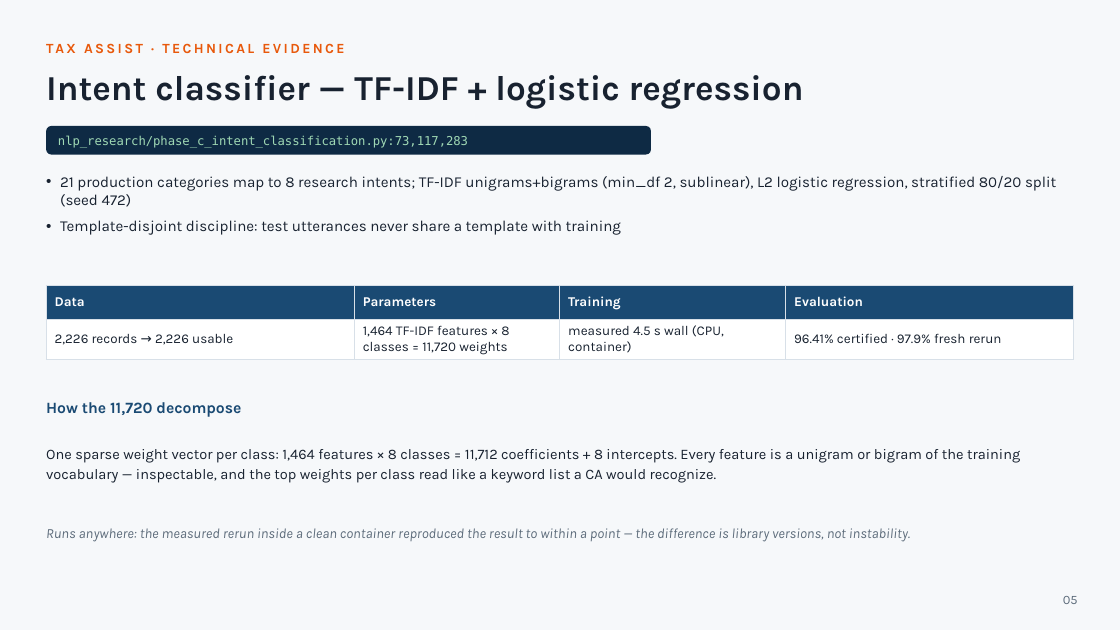
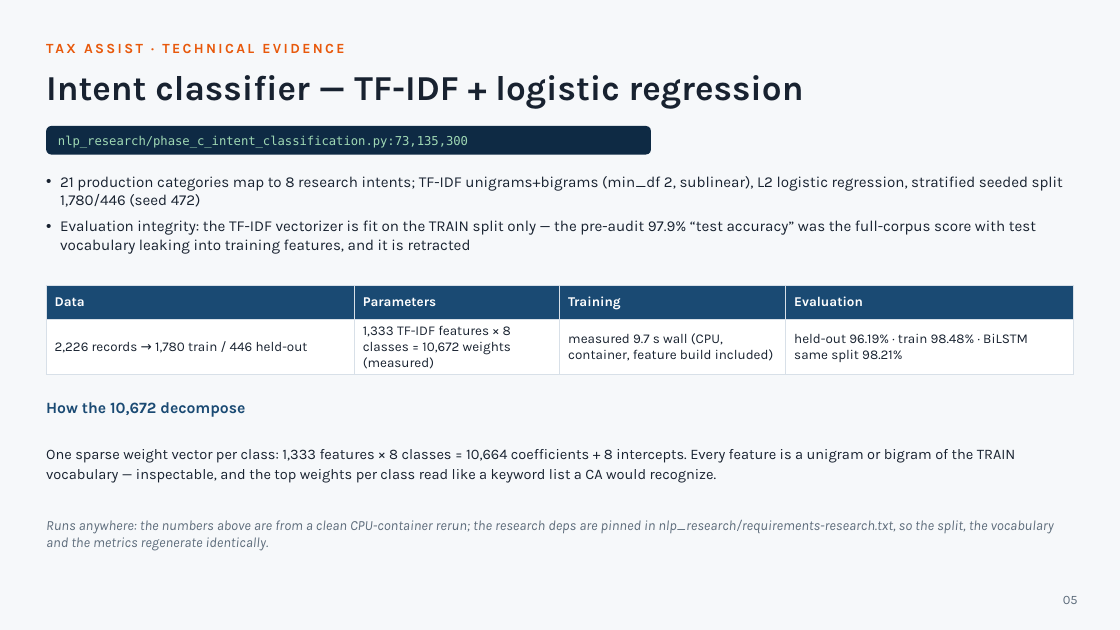
Before and after one commit to Jayant1711/Tax_Assist-system, a slide deck: slide 5 of TaxAssist_Technical_Evidence_Deck.pptx. Drawn at 1120x630 pixels with LibreOffice and Linux fonts; fonts in the diff are those of the drawing. Boxes give left, top, right and bottom in pixels: in the first picture for what was removed or moved away, otherwise in the second. Text is boxed around its words. In the diff, an @@ line names an element or a change of style, - is before the commit and + after.

```diff
--- a/TaxAssist_Technical_Evidence_Deck.pptx
+++ b/TaxAssist_Technical_Evidence_Deck.pptx
@@ text at [58,135,468,148]: text changed @@
-nlp_research/phase_c_intent_classification.py:73,117,283
+nlp_research/phase_c_intent_classification.py:73,135,300
@@ text at [60,176,1063,254]: text changed @@
-• 21 production categories map to 8 research intents; TF-IDF unigrams+bigrams (min_df 2, sublinear), L2 logistic regression, stratified 80/20 split (seed 472)
-• Template-disjoint discipline: test utterances never share a template with training
+• 21 production categories map to 8 research intents; TF-IDF unigrams+bigrams (min_df 2, sublinear), L2 logistic regression, stratified seeded split 1,780/446 (seed 472)
+• Evaluation integrity: the TF-IDF vectorizer is fit on the TRAIN split only — the pre-audit 97.9% “test accuracy” was the full-corpus score with test vocabulary leaking into training features, and it is retracted
@@ table at [46,286,1074,373] @@
-row 2: 2,226 records → 2,226 usable | 1,464 TF-IDF features × 8 classes = 11,720 weights | measured 4.5 s wall (CPU, container) | 96.41% certified · 97.9% fresh rerun
+row 2: 2,226 records → 1,780 train / 446 held-out | 1,333 TF-IDF features × 8 classes = 10,672 weights (measured) | measured 9.7 s wall (CPU, container, feature build included) | held-out 96.19% · train 98.48% · BiLSTM same split 98.21%
@@ text at [46,402,245,417]: text changed @@
-How the 11,720 decompose
+How the 10,672 decompose
@@ text at [46,449,1016,483]: text changed @@
-One sparse weight vector per class: 1,464 features × 8 classes = 11,712 coefficients + 8 intercepts. Every feature is a unigram or bigram of the training vocabulary — inspectable, and the top weights per class read like a keyword list a CA would recognize.
+One sparse weight vector per class: 1,333 features × 8 classes = 10,664 coefficients + 8 intercepts. Every feature is a unigram or bigram of the TRAIN vocabulary — inspectable, and the top weights per class read like a keyword list a CA would recognize.
@@ text at [46,520,1054,551]: text changed @@
-Runs anywhere: the measured rerun inside a clean container reproduced the result to within a point — the difference is library versions, not instability.
+Runs anywhere: the numbers above are from a clean CPU-container rerun; the research deps are pinned in nlp_research/requirements-research.txt, so the split, the vocabulary and the metrics regenerate identically.
```
Also in this commit, not shown: 2 other slides changed, 12 other files.
